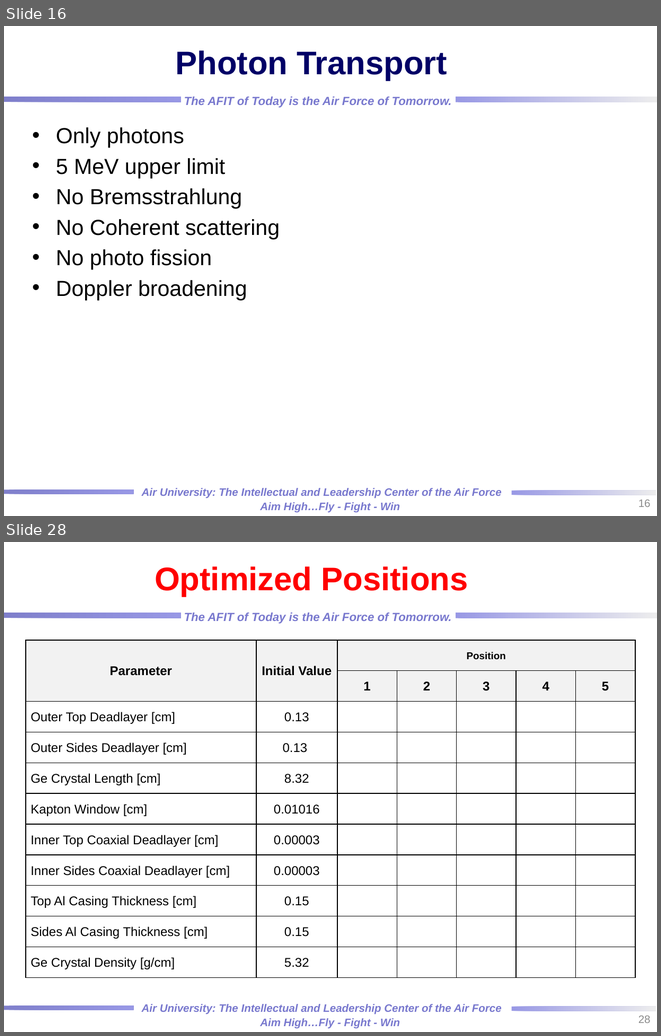
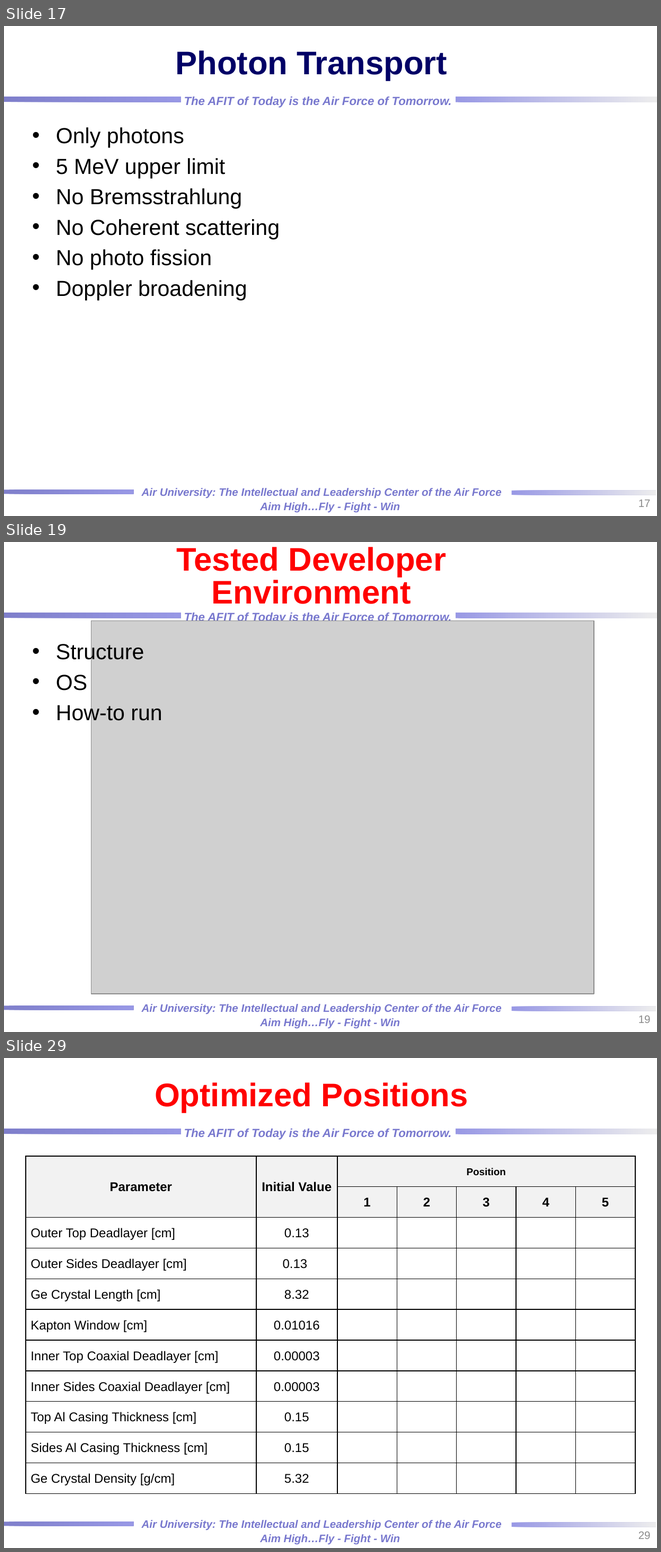
Before and after one commit to rtorzilli/GeDetector-Project, a slide deck: Report/HPGe_Automation Optimization_MCNP_Model.pptx. Shown one above the other, each under a label of ours: slides 16 and 28 before the commit, slides 17, 19 and 29 after it; the slides between them are not shown. The pictures are 661x1036 and 661x1552 pixels, drawn with LibreOffice and Linux fonts; fonts in the diff are those of the drawing; grey boxes stand for pictures; background and template pictures are left out. Boxes give left, top, right and bottom in pixels: in the first picture for what was removed or moved away, otherwise in the second. Text is boxed around its words. In the diff, an @@ line names an element or a change of style, - is before the commit and + after.

```diff
--- a/Report/HPGe_Automation Optimization_MCNP_Model.pptx
+++ b/Report/HPGe_Automation Optimization_MCNP_Model.pptx
@@ slide 19 added at [4,542,657,1032], background picture (left out); not listed: 7 template elements that a slide beside it also shows @@
@@ title added at [177,547,447,604], 36 pt, text #FF0000, bold @@
+Tested Developer Environment
@@ picture added at [91,620,593,993] @@
@@ text added at [56,642,162,724], 24 pt, text #000000 @@
+• Structure
+• OS
+• How-to run
@@ page number added at [638,1015,651,1023], 12 pt, text #8C8C8C @@
+19
@@ what was slide 16 is now slide 17 @@
@@ page number at [638,499,651,507]: text changed @@
-16
+17
@@ what was slide 28 is now slide 29 @@
@@ page number at [638,1531,651,1539]: text changed @@
-28
+29
```
Also in this commit, not shown: 16 slides changed, 1 slide removed.
